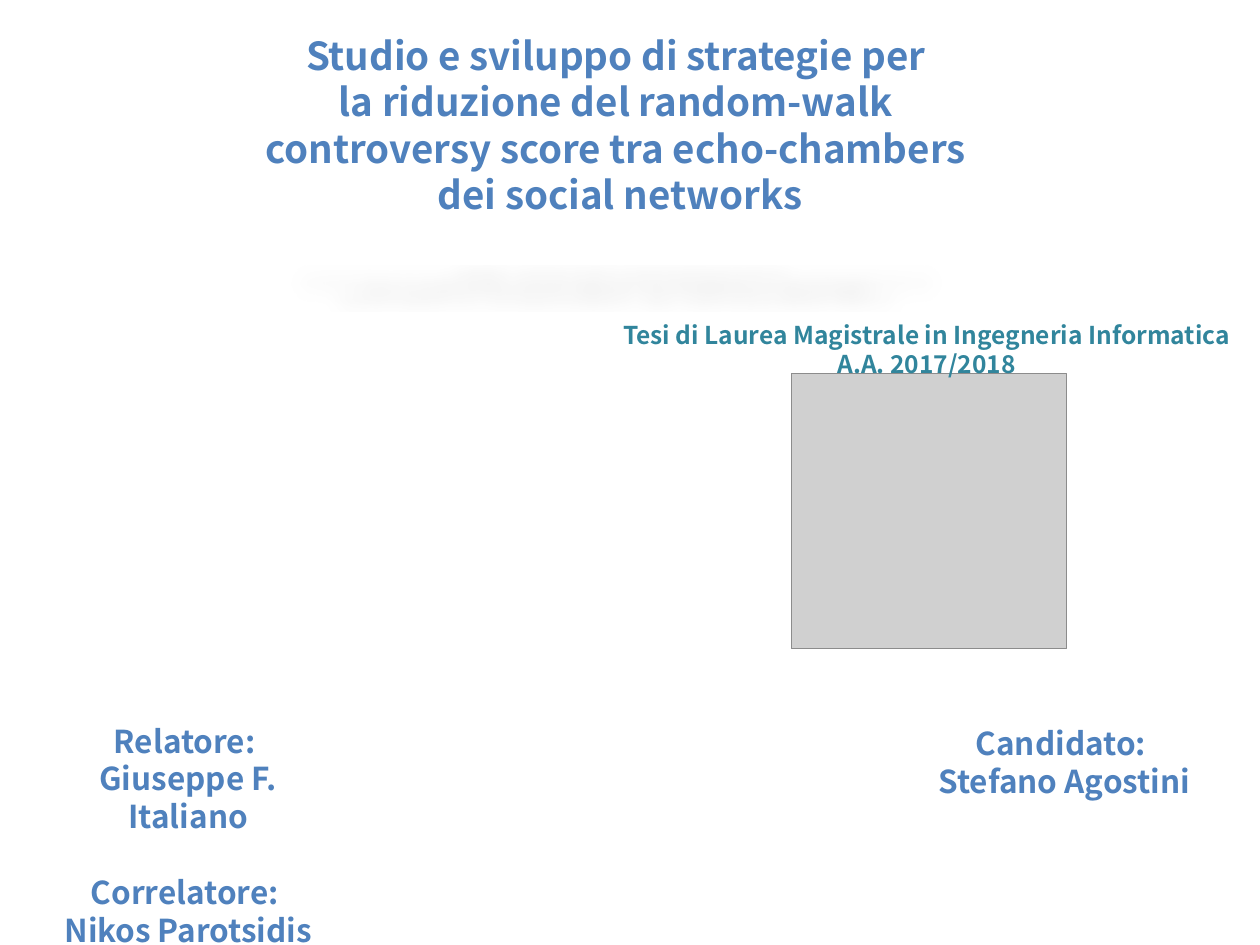
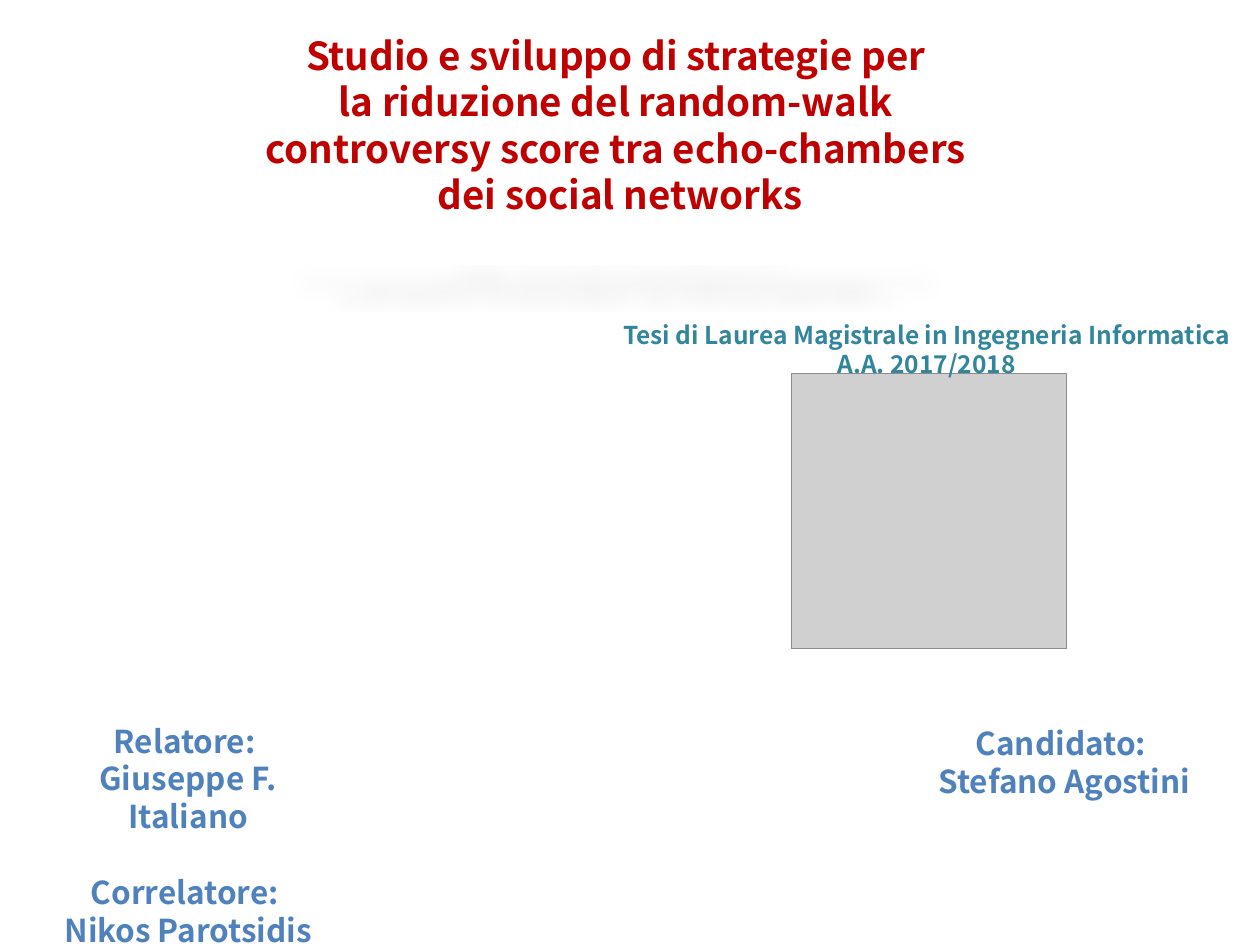
Before and after one commit to sidious1991/TesiLatex, a slide deck: slide 1 of PRESENTAZIONE_TESI/presentazione_agostini_stefano.pptx. Drawn at 1260x945 pixels with LibreOffice and Linux fonts; fonts in the diff are those of the drawing; grey boxes stand for pictures; background and template pictures are left out. Boxes give left, top, right and bottom in pixels: in the first picture for what was removed or moved away, otherwise in the second. Text is boxed around its words. In the diff, an @@ line names an element or a change of style, - is before the commit and + after.

```diff
--- a/PRESENTAZIONE_TESI/presentazione_agostini_stefano.pptx
+++ b/PRESENTAZIONE_TESI/presentazione_agostini_stefano.pptx
@@ text "Studio e sviluppo di strategie ..." at [266, 39, 966, 210]: text colour #4F81BD to #C00000 @@
```
Also in this commit, not shown: 6 other slides changed, 9 slides added, 3 other files.
